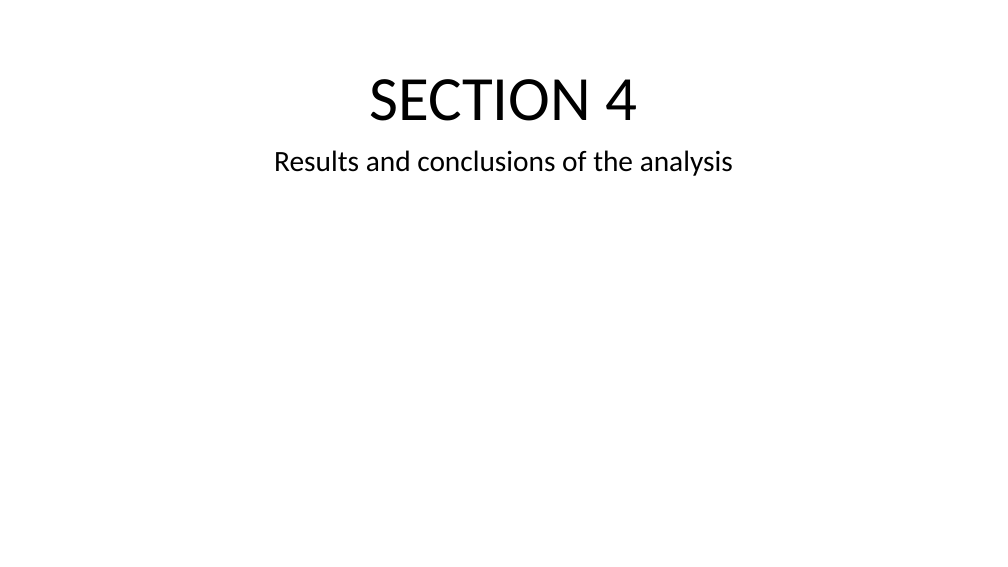
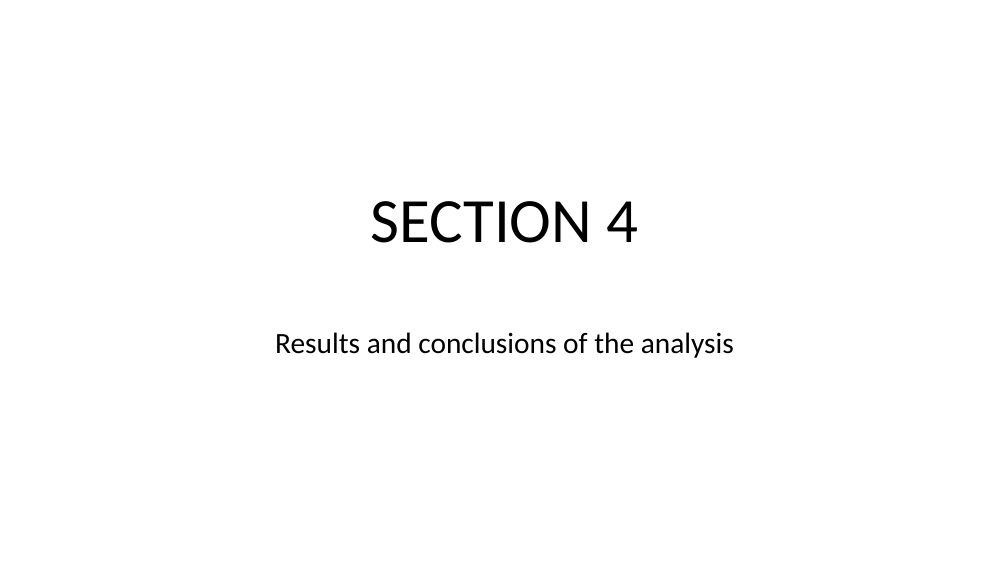
Before and after one commit to CandaceDoesData/Group_Project_1, a slide deck: slide 14 of NBA.pptx (slide 15 before the commit). Drawn at 1008x567 pixels with LibreOffice and Linux fonts; fonts in the diff are those of the drawing. Boxes give left, top, right and bottom in pixels: in the first picture for what was removed or moved away, otherwise in the second. Text is boxed around its words. In the diff, an @@ line names an element or a change of style, - is before the commit and + after.

```diff
--- a/NBA.pptx
+++ b/NBA.pptx
@@ title "SECTION 4": place and size @@
-title "SECTION 4" at (369,79,637,121)
+title "SECTION 4" at (371,201,638,243)
@@ text "Results and conclusions of the ...": place and size @@
-text "Results and conclusions of the ..." at (274,150,733,176)
+text "Results and conclusions of the ..." at (275,332,734,358)
```
Also in this commit, not shown: 8 other slides changed, 17 slides added, 5 slides removed, 1 other file.
